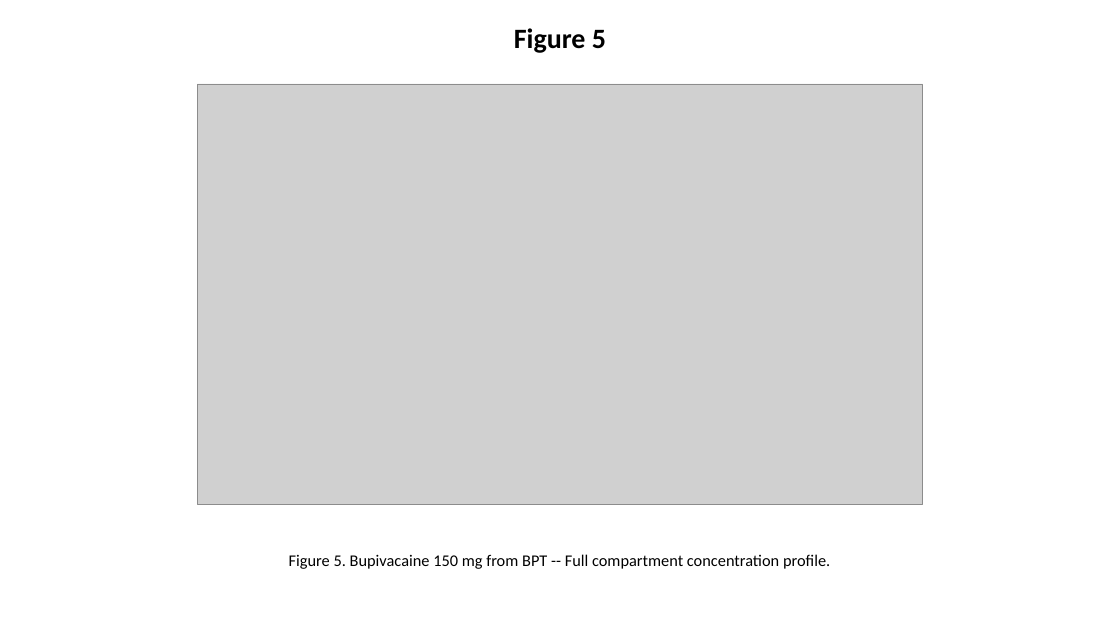
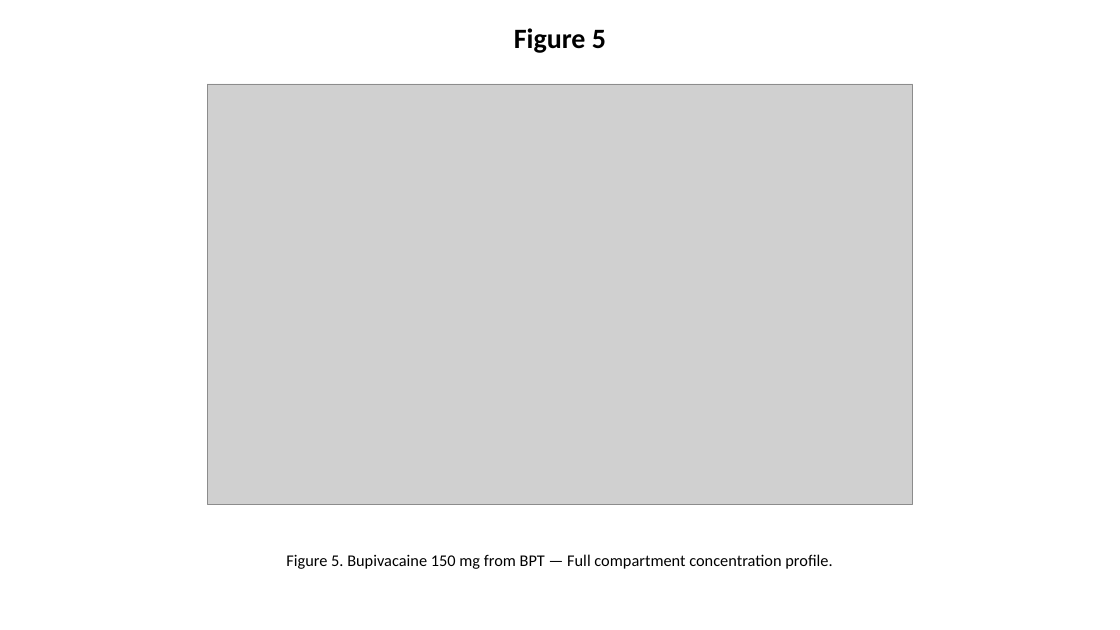
Before and after one commit to bougtoir/yoshika-pkpd, a slide deck: slide 5 of v1/output/yoshika_CMPB_Update_figures.pptx. Drawn at 1120x630 pixels with LibreOffice and Linux fonts; fonts in the diff are those of the drawing; grey boxes stand for pictures. Boxes give left, top, right and bottom in pixels: in the first picture for what was removed or moved away, otherwise in the second. Text is boxed around its words. In the diff, an @@ line names an element or a change of style, - is before the commit and + after.

```diff
--- a/v1/output/yoshika_CMPB_Update_figures.pptx
+++ b/v1/output/yoshika_CMPB_Update_figures.pptx
@@ picture: place and size @@
-picture at [197,84,923,504]
+picture at [208,84,913,504]
@@ text at [286,554,832,569]: text changed @@
-Figure 5. Bupivacaine 150 mg from BPT -- Full compartment concentration profile.
+Figure 5. Bupivacaine 150 mg from BPT — Full compartment concentration profile.
```
Also in this commit, not shown: 4 other slides changed, 8 other files.
